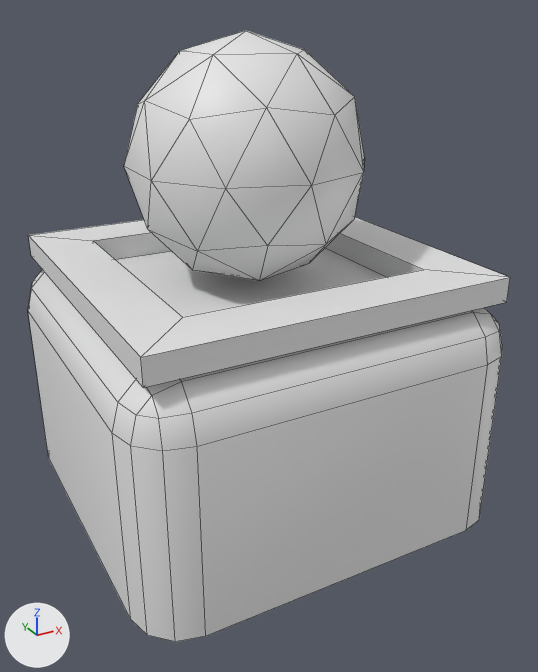
The Blender file assets/models/GridCells.blend: old version first, new version second.
One viewpoint serves both versions: a 50 mm camera at (-0.924, -1.8, 0.703) aimed at (0.019, -0.084, -0.155). The axes (+X, +Y, +Z) are drawn at lower left. The lights are the same throughout. Mesh edges are drawn as thin lines.

The first picture shows 'Ground', 'SelectionBox', 'Sphere'.
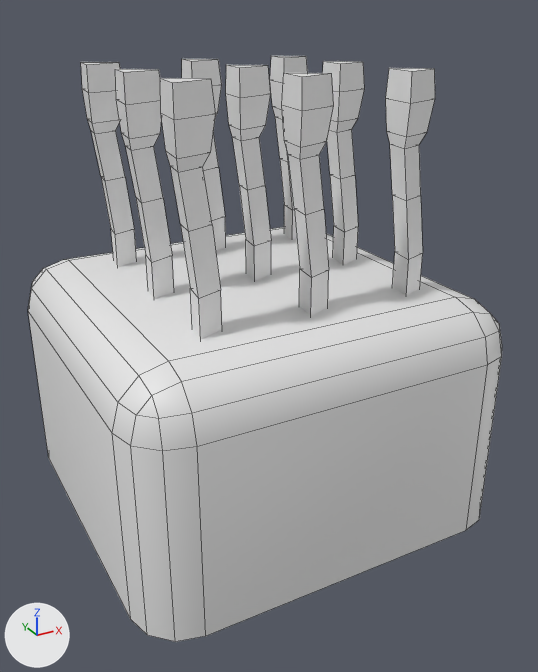
Where the change shows, as pixel boxes [x1, y1, x2, y2] in the pictures (538 x 672 px):
```json
{"object": "Wheat", "change": "added", "after": [81, 56, 435, 339]}
{"object": "Sphere", "change": "hidden", "before": [124, 30, 365, 281]}
{"object": "SelectionBox", "change": "hidden", "before": [29, 217, 510, 388]}
```

Edits to the scene script, one JSON object a line:
```json
{"op": "add", "block": "me_wheat", "code": ["me_wheat = bpy.data.meshes.new('Wheat')", "me_wheat.from_pydata(...)  # 21 vertices, 20 faces; spans x -0.343..-0.23, y -0.348..-0.227, z -0.021..0.569"]}
{"op": "add", "block": "ob_selectionbox", "code": "ob_selectionbox.hide_set(True)"}
{"op": "add", "block": "ob_sphere", "code": "ob_sphere.hide_set(True)"}
{"op": "add", "block": "ob_wheat", "code": ["ob_wheat = bpy.data.objects.new('Wheat', me_wheat)", "ob_wheat.location = (0.0, 0.0, 0.0)", "_m = ob_wheat.modifiers.new('Array', 'ARRAY')", "_m.count = 3", "_m.use_constant_offset = True", "_m.constant_offset_displace = (0.3, 0.0, 0.0)", "_m.use_relative_offset = False", "_m.relative_offset_displace = (1.2, 0.0, 0.0)", "_m = ob_wheat.modifiers.new('Array.001', 'ARRAY')", "_m.count = 3", "_m.use_constant_offset = True", "_m.constant_offset_displace = (0.0, 0.3, 0.0)", "_m.use_relative_offset = False", "_m.relative_offset_displace = (1.6, 1.0, 5.7)"]}
```
